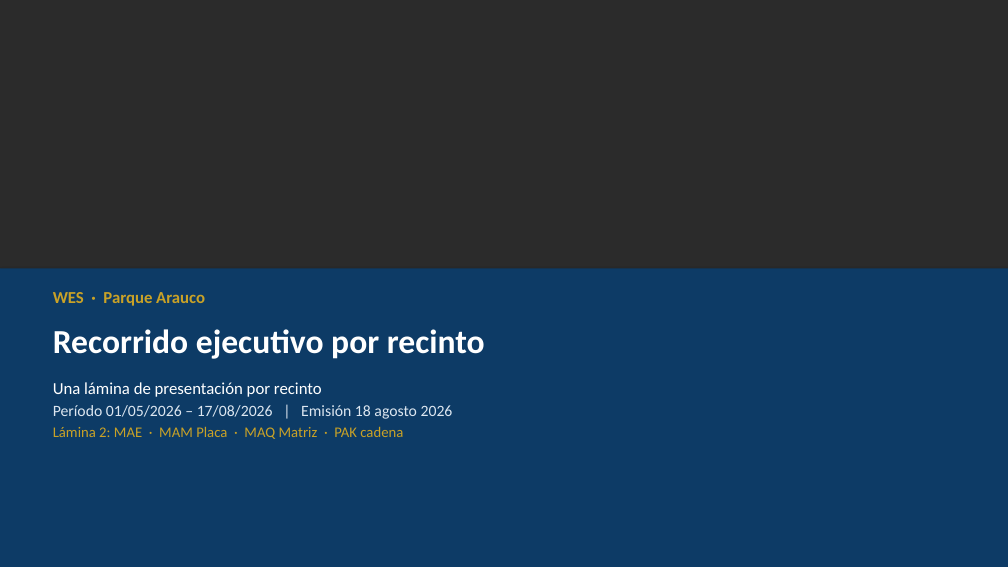
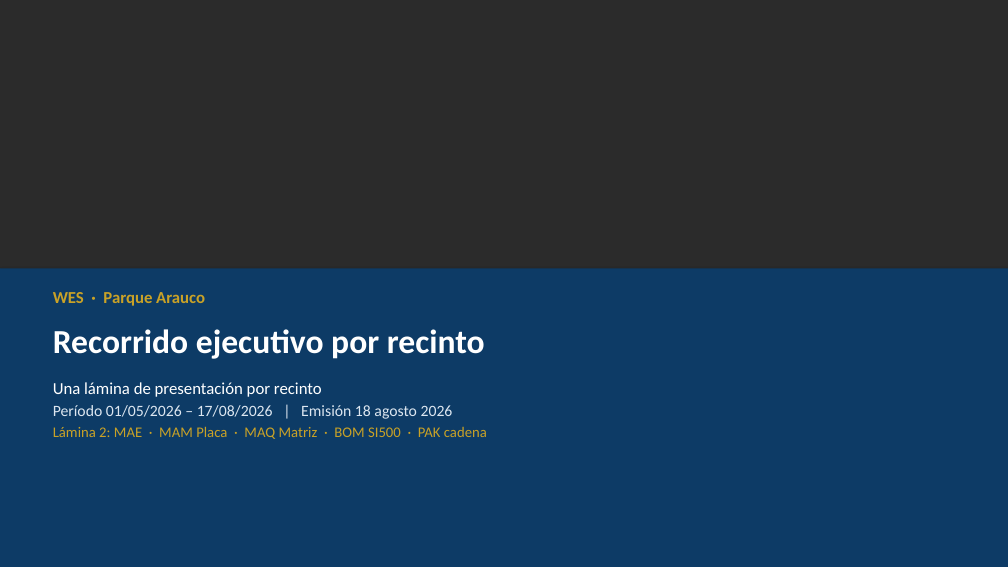
Before and after one commit to anibaloperacionesWes/wes-scripts, a slide deck: slide 1 of reports/Parque_Arauco/TMP_7MALLS/entrega_diego_anibal/Recorrido_ejecutivo_PA_MAE_20260817.pptx. Drawn at 1008x567 pixels with LibreOffice and Linux fonts; fonts in the diff are those of the drawing; background and template pictures are left out; a plain dark background stands for a picture behind light text. Boxes give left, top, right and bottom in pixels: in the first picture for what was removed or moved away, otherwise in the second. Text is boxed around its words. In the diff, an @@ line names an element or a change of style, - is before the commit and + after.

```diff
--- a/reports/Parque_Arauco/TMP_7MALLS/entrega_diego_anibal/Recorrido_ejecutivo_PA_MAE_20260817.pptx
+++ b/reports/Parque_Arauco/TMP_7MALLS/entrega_diego_anibal/Recorrido_ejecutivo_PA_MAE_20260817.pptx
@@ text at <box>53,426,487,439</box>: text changed @@
-Lámina 2: MAE · MAM Placa · MAQ Matriz · PAK cadena
+Lámina 2: MAE · MAM Placa · MAQ Matriz · BOM SI500 · PAK cadena
```
Also in this commit, not shown: 1 other slide changed, 1 slide added, 3 other files.
